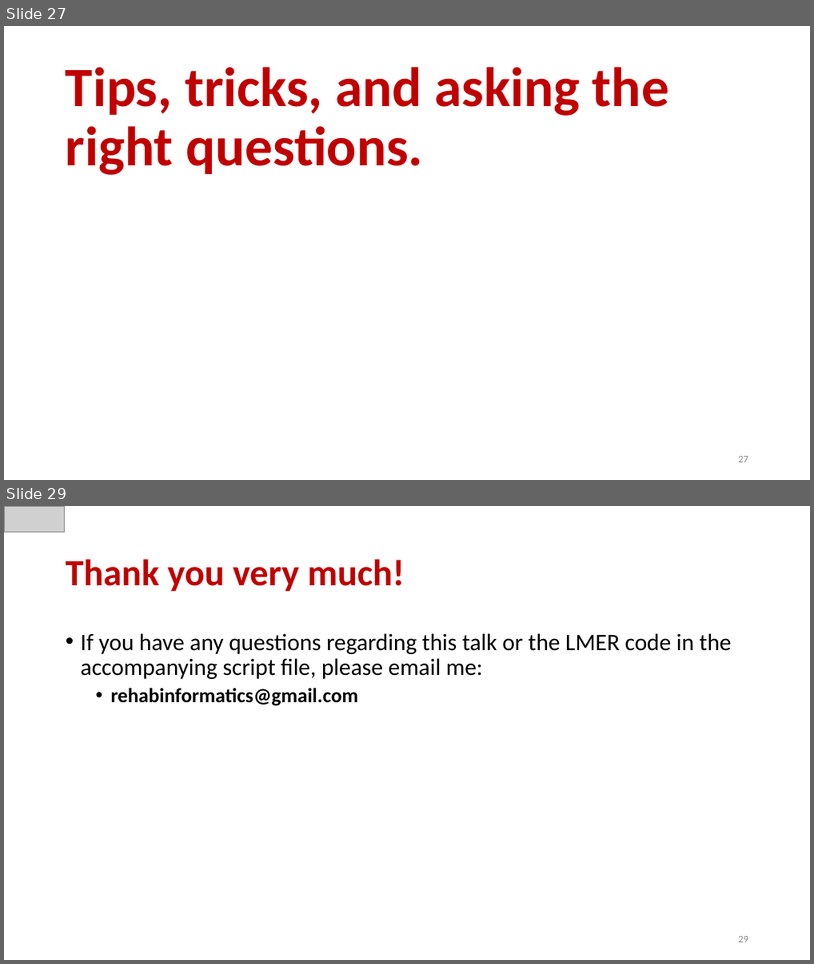
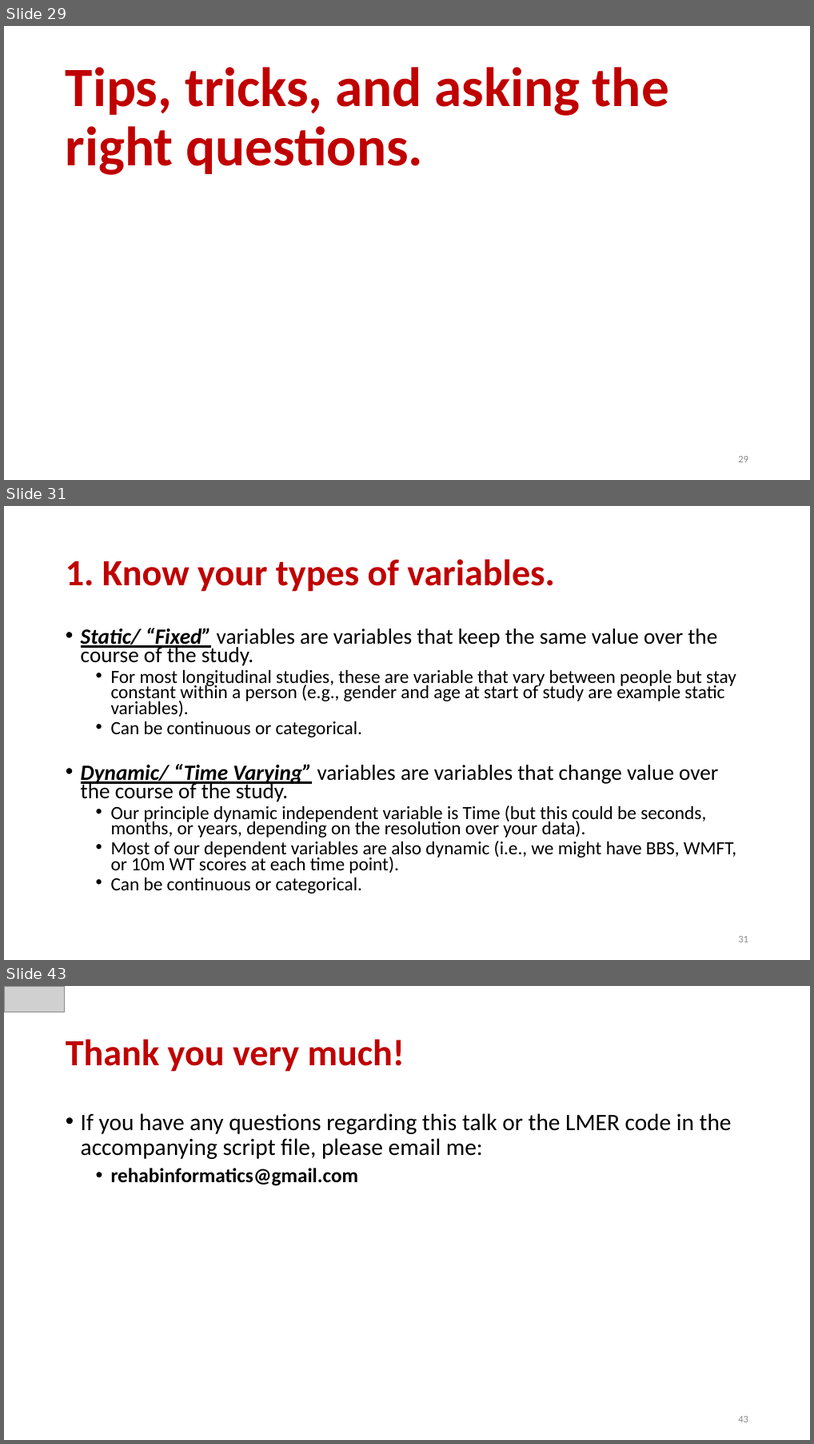
Before and after one commit to keithlohse/LMER_Clinical_Science, a slide deck: lohse ACRM 2017 workshop.pptx. Shown one above the other, each under a label of ours: slides 27 and 29 before the commit, slides 29, 31 and 43 after it; the slides between them are not shown. The pictures are 814x964 and 814x1444 pixels, drawn with LibreOffice and Linux fonts; fonts in the diff are those of the drawing; grey boxes stand for pictures. Boxes give left, top, right and bottom in pixels: in the first picture for what was removed or moved away, otherwise in the second. Text is boxed around its words. In the diff, an @@ line names an element or a change of style, - is before the commit and + after.

```diff
--- a/lohse ACRM 2017 workshop.pptx
+++ b/lohse ACRM 2017 workshop.pptx
@@ slide 31 added at (4,506,810,960), background #FFFFFF @@
@@ title added at (66,559,554,592), 44 pt, text #C00000, bold @@
+1. Know your types of variables.
@@ text added at (81,628,737,893), 22.2 pt, text #000000 @@
+• Static/ “Fixed” variables are variables that keep the same value over the course of the study.
+  • For most longitudinal studies, these are variable that vary between people but stay constant within a person (e.g., gender and age at start of study are example static variables).
+  • Can be continuous or categorical.
+• Dynamic/ “Time Varying” variables are variables that change value over the course of the study.
+  • Our principle dynamic independent variable is Time (but this could be seconds, months, or years, depending on the resolution over your data).
+  • Most of our dependent variables are also dynamic (i.e., we might have BBS, WMFT, or 10m WT scores at each time point).
+  • Can be continuous or categorical.
@@ page number added at (738,936,749,942), 12 pt, text #8C8C8C @@
+31
@@ what was slide 27 is now slide 29 @@
@@ page number at (738,456,749,462): text changed @@
-27
+29
@@ what was slide 29 is now slide 43 @@
@@ page number at (738,1416,749,1422): text changed @@
-29
+43
```
Also in this commit, not shown: 14 other slides added, 1 slide removed, 3 other files.
